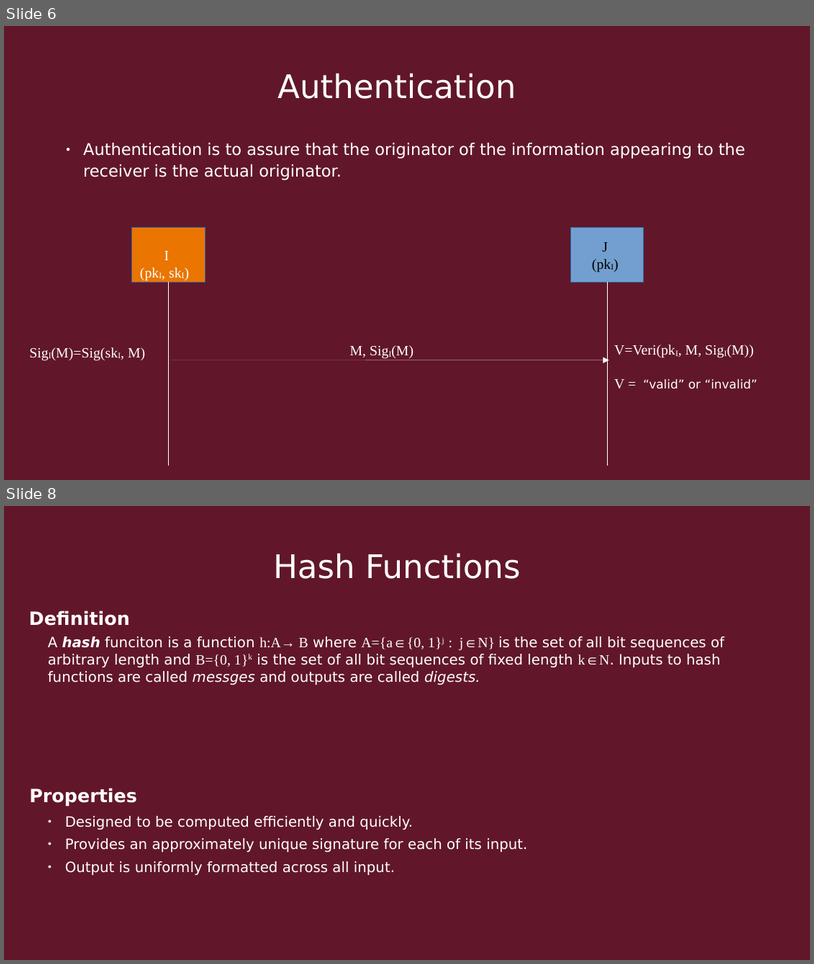
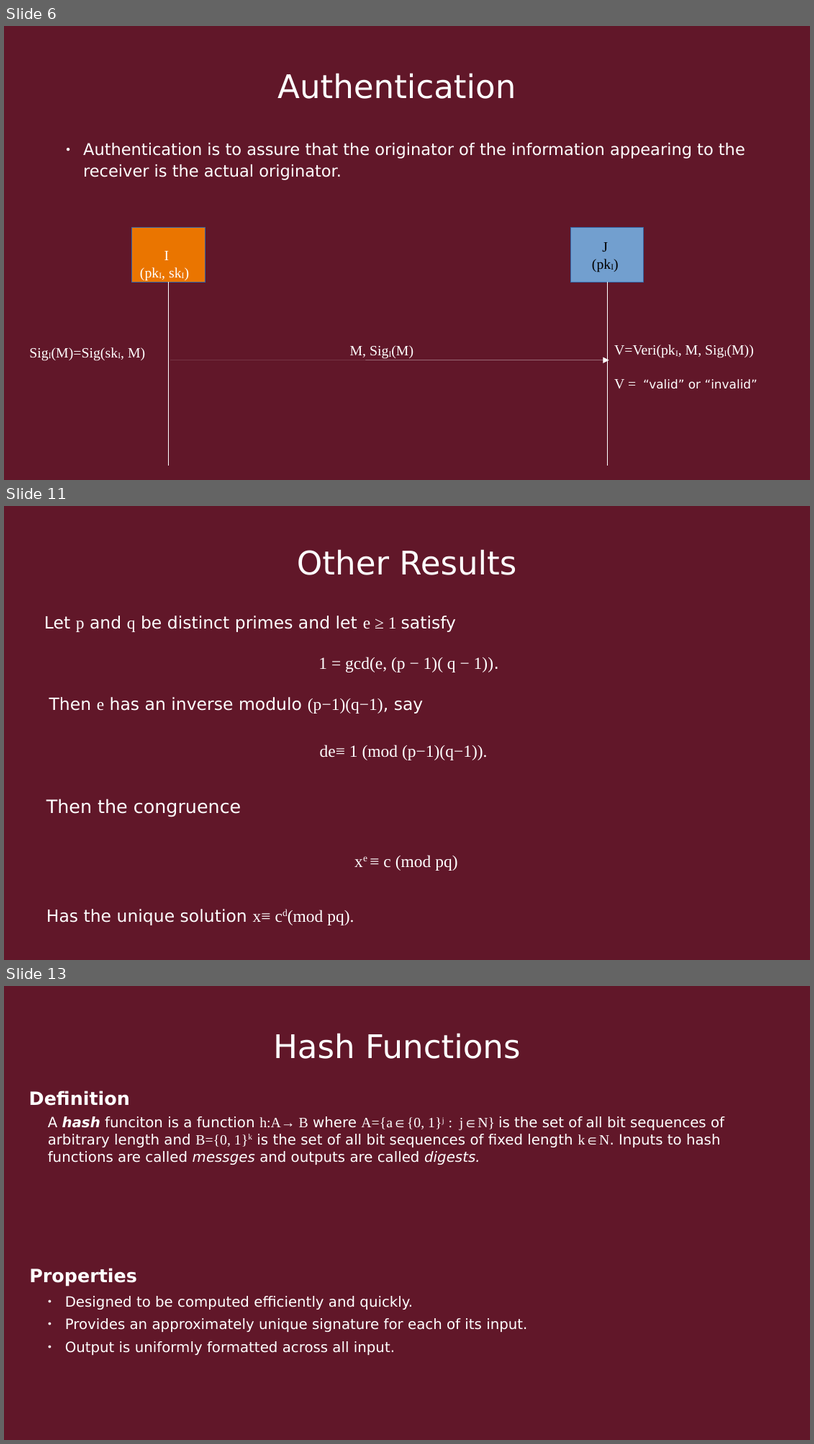
Before and after one commit to Quin-Darcy/seccom, a slide deck: presentation/cryptography_and_network_protocols.odp. Shown one above the other, each under a label of ours: slides 6 and 8 before the commit, slides 6, 11 and 13 after it; the slides between them are not shown. The pictures are 814x964 and 814x1444 pixels, drawn with LibreOffice and Linux fonts; fonts in the diff are those of the drawing. Boxes give left, top, right and bottom in pixels: in the first picture for what was removed or moved away, otherwise in the second. Text is boxed around its words. In the diff, an @@ line names an element or a change of style, - is before the commit and + after.

```diff
--- a/presentation/cryptography_and_network_protocols.odp
+++ b/presentation/cryptography_and_network_protocols.odp
@@ slide 11 added at [4,506,810,960], background #611729 @@
@@ title added at [297,549,517,575], 32 pt, text #FFFFFF @@
+Other Results
@@ text added at [44,615,456,632], 16.6 pt, text #FFFFFF @@
+Let p and q be distinct primes and let e ≥ 1 satisfy
@@ text added at [319,656,499,672], 16.6 pt, text #FFFFFF @@
+1 = gcd(e, (p − 1)( q − 1)).
@@ text added at [49,697,424,713], 16.6 pt, text #FFFFFF @@
+Then e has an inverse modulo (p−1)(q−1), say
@@ text added at [320,744,488,760], 16.6 pt, text #FFFFFF @@
+de≡ 1 (mod (p−1)(q−1)).
@@ text added at [46,798,241,817], 18 pt, text #FFFFFF @@
+Then the congruence
@@ text added at [383,854,458,870], 16.6 pt, text #FFFFFF @@
+xe ≡ c (mod pq)
@@ text added at [46,908,354,925], 16.6 pt, text #FFFFFF @@
+Has the unique solution x≡ cd(mod pq).
@@ what was slide 8 is now slide 13 @@
```
Also in this commit, not shown: 3 slides changed, 5 other slides added, 3 other files.
